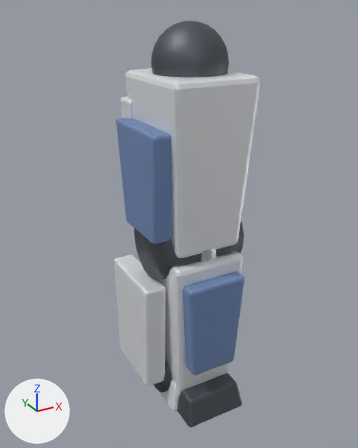
One commit to the glTF model game/assets/mech/leg_heavy_l.glb: the scene before it, then after it.
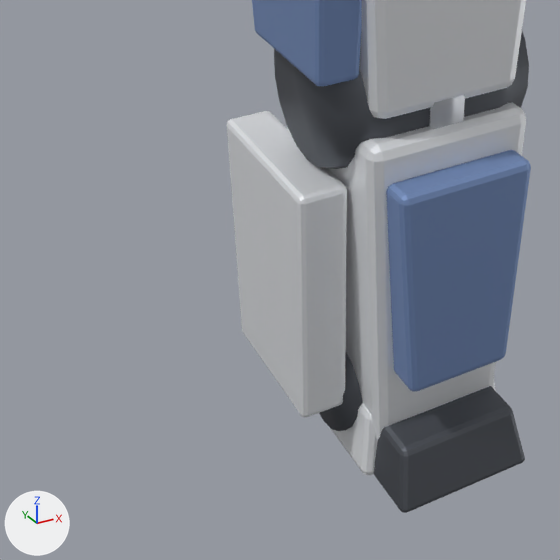
Each version appears first whole from a camera (50 mm lens) standing at (-5.12, -8.87, 1.02) and looking at (-0.17, 0.13, -3.48), and next in a close-up on the part from 5% to 72% of the width and 46% to 100% of the height. Every picture has the same lights, and +X, +Y and +Z are marked at lower left. The older version's two pictures come first. Where no turn or scale is listed for an object, it has been applied to the vertices.

In view in the first close-up: 'ankle', 'calf', 'foot', 'heel', 'knee', 'knee_ring', 'shin', 'shin_armor2', 'thigh', 'thigh_side'.
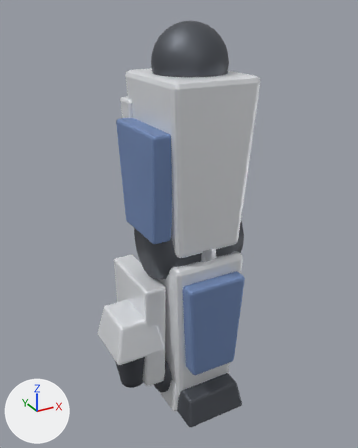
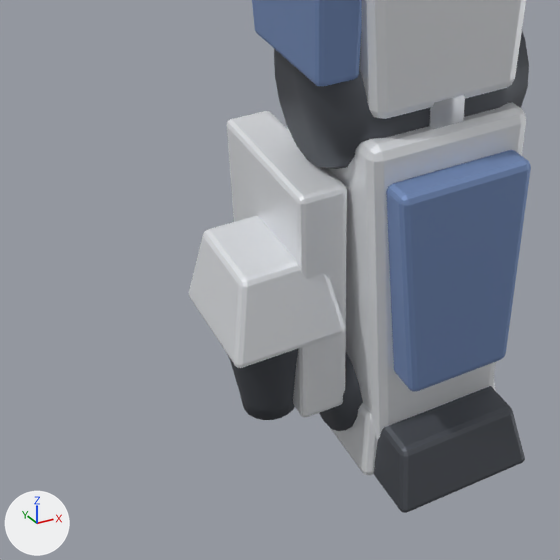
What changed in the scene script:
```text
Add me_hover_pod:
    me_hover_pod.from_pydata(...)  # 102 vertices, 200 faces; spans x -0.51..0.51, y -0.51..0.51, z 0.0..1.19
    me_hover_pod.materials.append(mat_m_frame)  # dark grey #61656c
Add me_hover_fairing:
    me_hover_fairing.from_pydata(...)  # 56 vertices, 108 faces; spans x -0.583..0.583, y -0.668..0.668, z 0.0..0.85
    me_hover_fairing.materials.append(mat_m_main)  # white #edf0f3
Add ob_hover_pod:
    ob_hover_pod = bpy.data.objects.new('hover_pod', me_hover_pod)
    ob_hover_pod.location = (-1.53, 0.0, -7.25)
Add ob_hover_fairing:
    ob_hover_fairing = bpy.data.objects.new('hover_fairing', me_hover_fairing)
    ob_hover_fairing.location = (-1.53, 0.0, -6.15)
```

Changed parts and their boxes [x1, y1, x2, y2] in the close-ups (560 x 560 px):
'hover_fairing', added
    after: [189, 216, 345, 368]
'hover_pod', added
    after: [228, 349, 298, 420]
